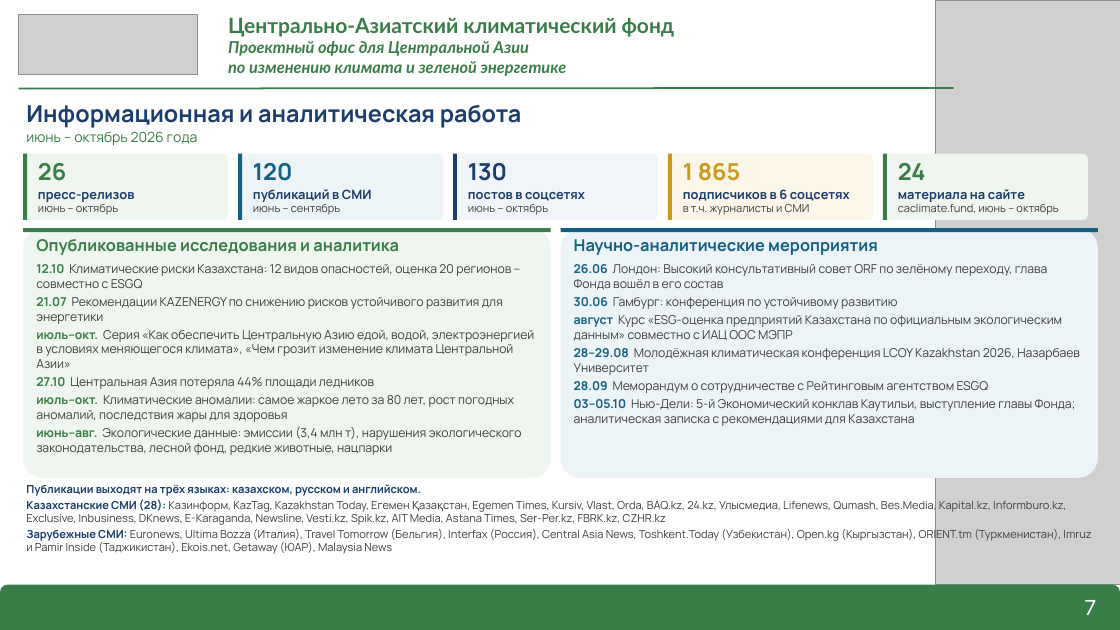
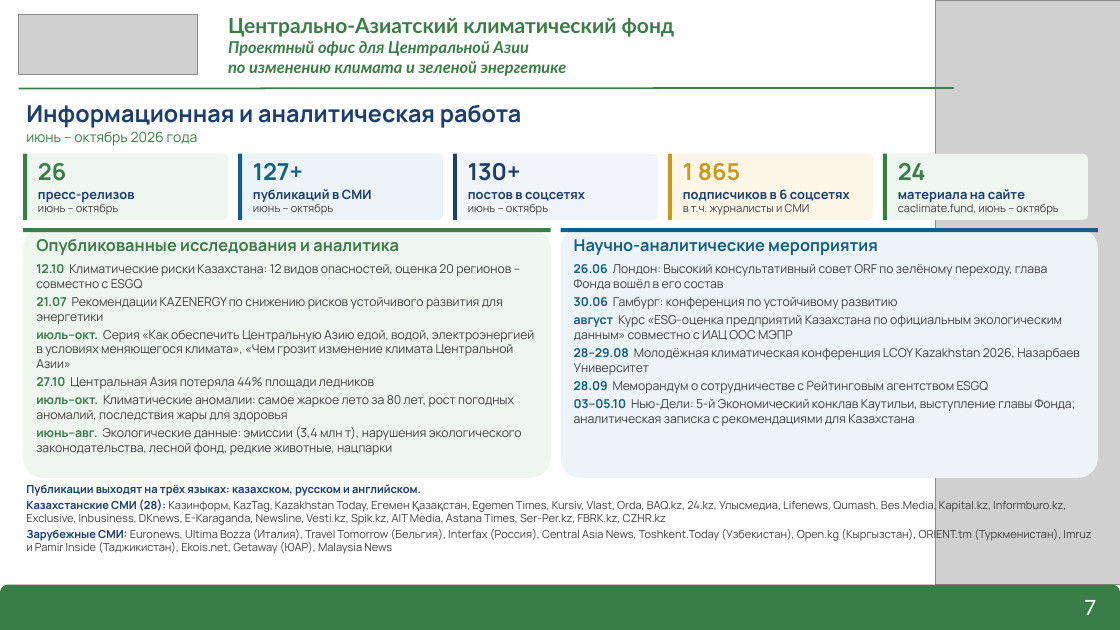
Before and after one commit to murat01042014/obsidian-vault, a slide deck: slide 7 of CACF/_документы/Презентация ЦАКФ – о Фонде.pptx. Drawn at 1120x630 pixels with LibreOffice and Linux fonts; fonts in the diff are those of the drawing; grey boxes stand for pictures. Boxes give left, top, right and bottom in pixels: in the first picture for what was removed or moved away, otherwise in the second. Text is boxed around its words. In the diff, an @@ line names an element or a change of style, - is before the commit and + after.

```diff
--- a/CACF/_документы/Презентация ЦАКФ – о Фонде.pptx
+++ b/CACF/_документы/Презентация ЦАКФ – о Фонде.pptx
@@ text at (253,163,303,180): text changed @@
-120
+127+
@@ text at (468,163,521,181): text changed @@
-130
+130+
@@ text at (253,204,333,215): text changed @@
-июнь – сентябрь
+июнь – октябрь
```
Also in this commit, not shown: 1 other slide changed, 1 other file.
